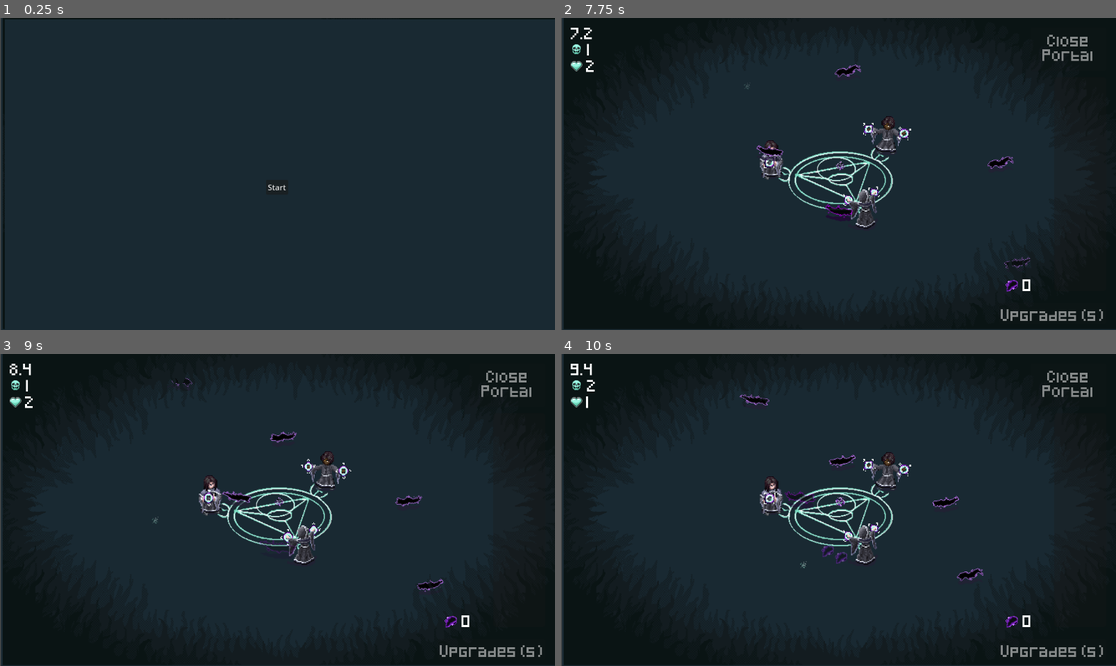
Above: before the commit, frames 1-4 (two rows, left to right).
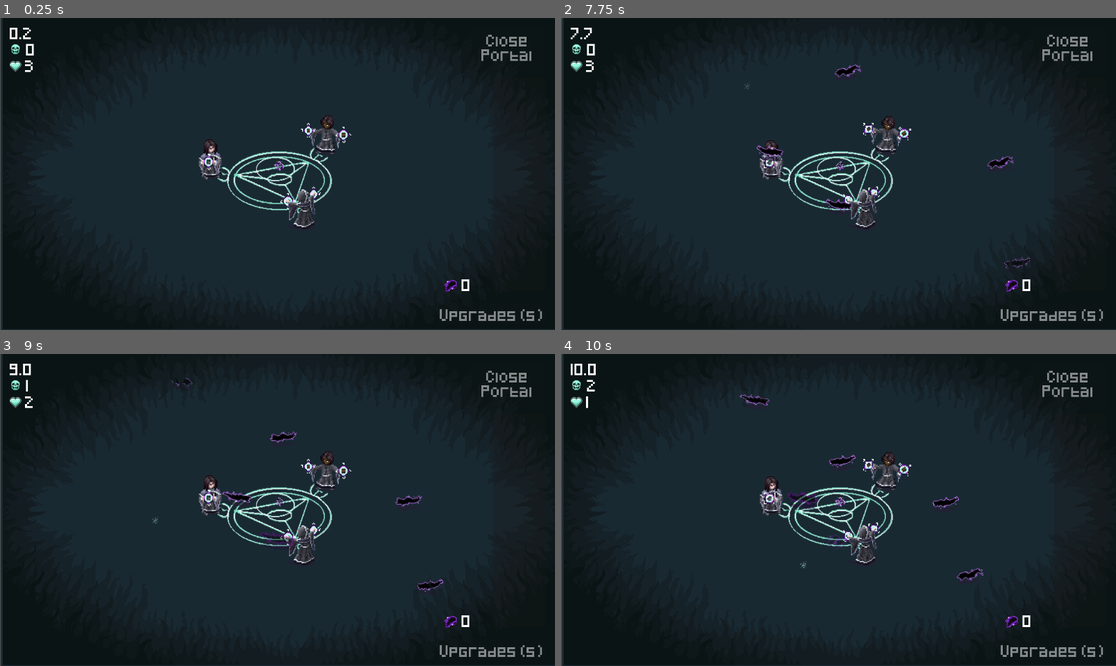
Above: after the commit, the same moments.

Repository: alifeee/loop
Game: Godot game, scene res://scenes/main.tscn
Same seed, same stepped clock (60 frames per second), same inputs: the game is played once before the commit and once after it. The engine's default icon, where the game draws it, is replaced by a stand-in: a white triangle on a blue panel in a dark square.
Inputs (mouse positions are in pixels of both pictures, inside the frame that each line leads up to):
- Up to frame 1 (0.25 s): no input
- Up to frame 2 (7.75 s): click (838, 186) at 0.5 s, where only the run before the commit has a clickable "Start"; move the mouse to (960, 158) at 1.27 s; press the mouse at (960, 158) at 1.28 s; move the mouse to (727, 189) at 2.02 s; release the mouse at (727, 189) at 2.03 s; click (727, 189) at 2.1 s; move the mouse to (894, 105) at 2.77 s; press the mouse at (894, 105) at 2.78 s; move the mouse to (810, 236) at 3.52 s; release the mouse at (810, 236) at 3.53 s; click (810, 236) at 3.6 s; move the mouse to (1005, 220) at 4.27 s; press the mouse at (1005, 220) at 4.28 s; move the mouse to (672, 127) at 5.02 s; release the mouse at (672, 127) at 5.03 s; click (672, 127) at 5.1 s; move the mouse to (866, 174) at 5.77 s; press the mouse at (866, 174) at 5.78 s; move the mouse to (755, 96) at 6.52 s; release the mouse at (755, 96) at 6.53 s; click (755, 96) at 6.6 s; move the mouse to (960, 158) at 7.27 s; press the mouse at (960, 158) at 7.28 s
- Up to frame 3 (9 s): move the mouse to (166, 525) at 8.02 s; release the mouse at (166, 525) at 8.03 s; click (166, 525) at 8.1 s; move the mouse to (333, 441) at 8.77 s; press the mouse at (333, 441) at 8.78 s
- Up to frame 4 (10 s): move the mouse to (810, 572) at 9.52 s; release the mouse at (810, 572) at 9.53 s; click (810, 572) at 9.6 s

The runs differ from the first frame. In frame 1, 21% of the frame differs, in the area x 0-100%, y 0-100%; in frame 2, 0.3%; in frame 3, 0.2%; in frame 4, 0.3%.

Commit message:
Update main.tscn

Diff:
--- a/scenes/main.tscn
+++ b/scenes/main.tscn
@@ -55,8 +55,8 @@
 }]
 
 [sub_resource type="CapsuleShape2D" id="CapsuleShape2D_muem4"]
-radius = 50.56
-height = 172.07
+radius = 33.0
+height = 174.0
 
 [sub_resource type="AtlasTexture" id="AtlasTexture_jbj1t"]
 atlas = ExtResource("9_a8y0u")
@@ -472,6 +472,7 @@
 [node name="Control" parent="CanvasLayer2" instance=ExtResource("15_jkv2x")]
 
 [node name="CanvasLayer3" type="CanvasLayer" parent="."]
+visible = false
 
 [node name="Start" parent="CanvasLayer3" instance=ExtResource("17_muem4")]
 
